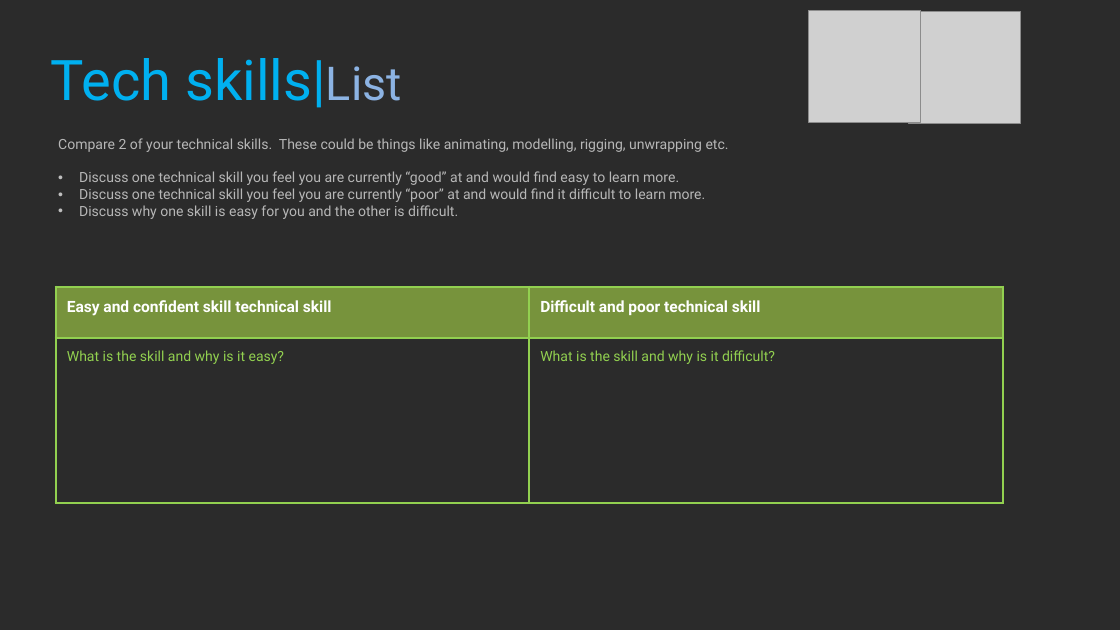
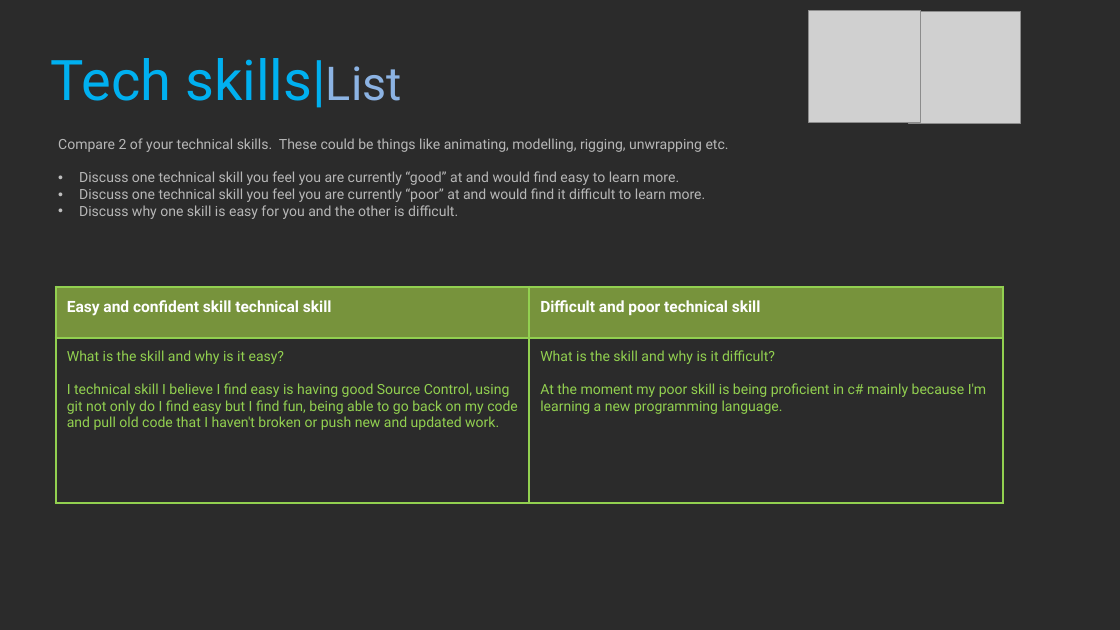
Before and after one commit to BenMate/ProfStudy1, a slide deck: slide 18 of 2021_Professional_Studies_1_YourName.pptx. Drawn at 1120x630 pixels with LibreOffice and Linux fonts; fonts in the diff are those of the drawing; grey boxes stand for pictures; background and template pictures are left out; a plain dark background stands for a picture behind light text. Boxes give left, top, right and bottom in pixels: in the first picture for what was removed or moved away, otherwise in the second. Text is boxed around its words. In the diff, an @@ line names an element or a change of style, - is before the commit and + after.

Commit message:
only thing left is whs

```diff
--- a/2021_Professional_Studies_1_YourName.pptx
+++ b/2021_Professional_Studies_1_YourName.pptx
@@ table at (56,287,1004,512) @@
-row 2, column 1: What is the skill and why is it easy?
+row 2, column 1: What is the skill and why is it easy? / I technical skill I believe I find easy is having good Source Control, using git not only do I find easy but I find fun, being able to go back on my code and pull old code that I haven't broken or push new and updated work.
-row 2, column 2: What is the skill and why is it difficult?
+row 2, column 2: What is the skill and why is it difficult? / At the moment my poor skill is being proficient in c# mainly because I'm learning a new programming language.
```
Also in this commit, not shown: 26 other slides changed, 6 other files.
